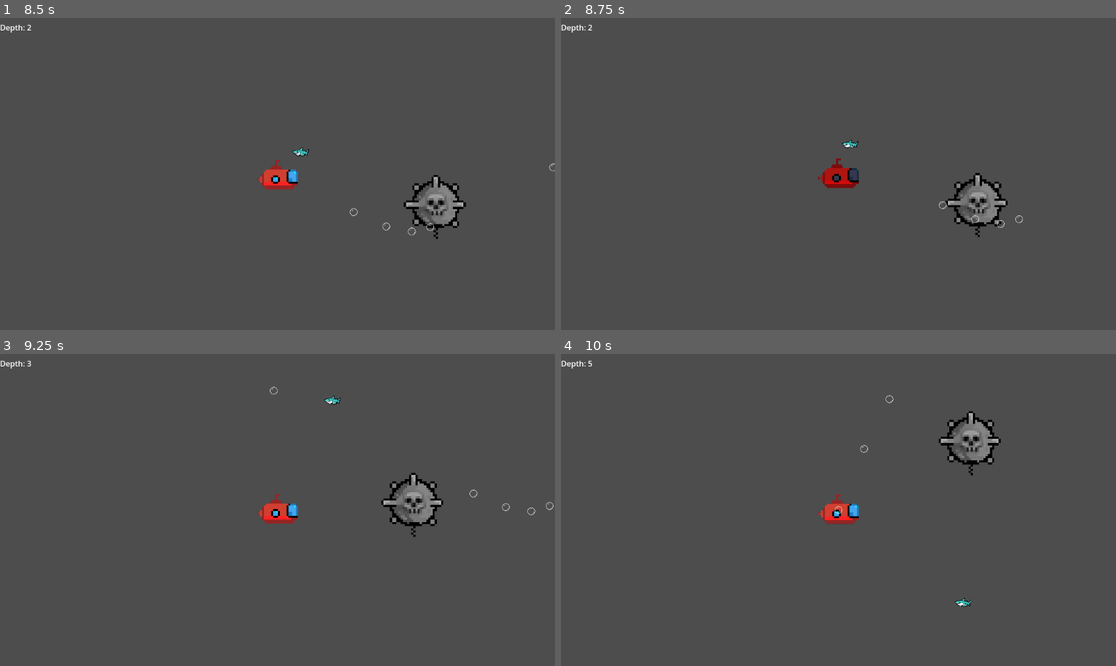
Above: before the commit, frames 1-4 (two rows, left to right).
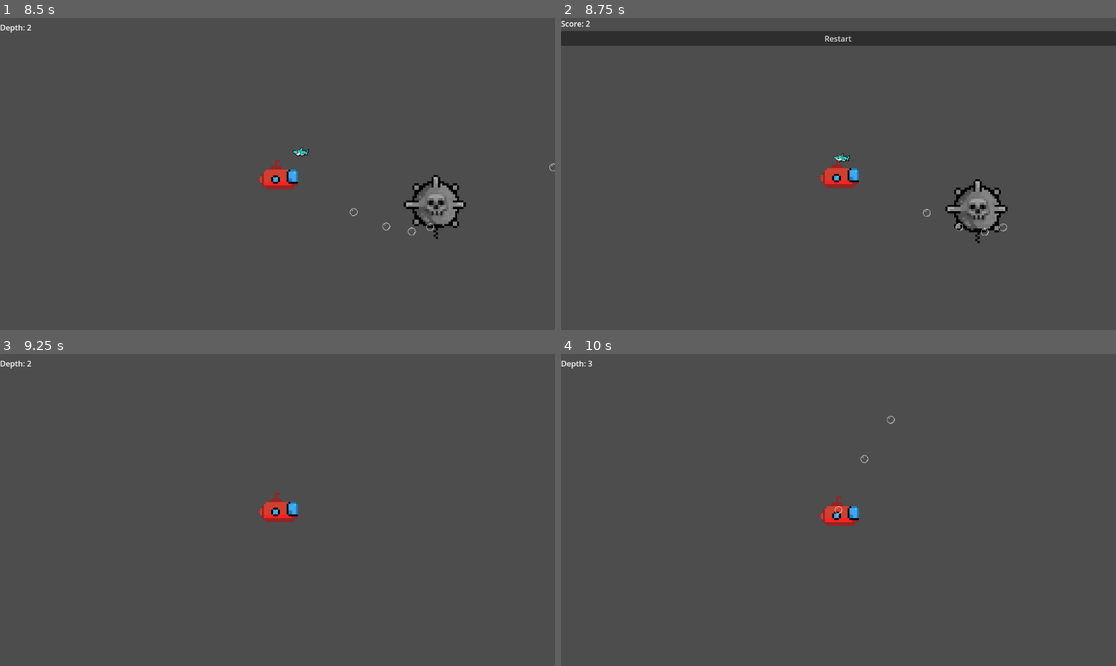
Above: after the commit, the same moments.

Repository: SStewart424/brackeys-game-jam-23
Game: Godot game, scene res://UI/StartScreen.tscn
Two runs of this game, one before a commit and one after it. Both use one fixed random seed, a clock stepped at 60 frames per second and the inputs below.
Inputs (mouse positions are in pixels of both pictures, inside the frame that each line leads up to):
- Up to frame 1 (8.5 s): click "Start" at 0.5 s; tap Enter at 1.25 s; move the mouse to (399, 158) at 1.27 s; press the mouse at (399, 158) at 1.28 s; hold D (move_right) 1.28-2.03 s; move the mouse to (166, 189) at 2.02 s; release the mouse at (166, 189) at 2.03 s; hold S (move_down) 2.03-2.78 s; tap Space (sonar) every 1.5 s from 2.1 to 8.1 s; move the mouse to (333, 105) at 2.77 s; press the mouse at (333, 105) at 2.78 s; hold D (move_right) 2.78-3.53 s; move the mouse to (249, 236) at 3.52 s; release the mouse at (249, 236) at 3.53 s; hold W (move_up) 3.53-4.28 s; move the mouse to (444, 220) at 4.27 s; press the mouse at (444, 220) at 4.28 s; hold Left (move_left) 4.28-5.78 s; move the mouse to (111, 127) at 5.02 s; release the mouse at (111, 127) at 5.03 s; move the mouse to (305, 174) at 5.77 s; press the mouse at (305, 174) at 5.78 s; hold S (move_down) 5.78-6.53 s; move the mouse to (194, 96) at 6.52 s; release the mouse at (194, 96) at 6.53 s; hold D (move_right) 6.53-7.28 s; move the mouse to (399, 158) at 7.27 s; press the mouse at (399, 158) at 7.28 s; hold W (move_up) 7.28-8.03 s; move the mouse to (166, 189) at 8.02 s; release the mouse at (166, 189) at 8.03 s; hold D (move_right) from 8.03 s (still down)
- Up to frame 2 (8.75 s): keep holding D (move_right)
- Up to frame 3 (9.25 s): release D (move_right) at 8.75 s; click (277, 375) at 8.75 s, where only the run after the commit has a clickable "Restart"
- Up to frame 4 (10 s): move the mouse to (894, 441) at 9.52 s; press the mouse at (894, 441) at 9.53 s; hold S (move_down) from 9.53 s (still down)

Frame 1 is identical in both runs. In frame 2, 6.3% of the frame differs, in the area x 0-100%, y 0-73%; in frame 3, 1.3%; in frame 4, 1.4%.

Commit message:
Added death screen with score and restart button

Diff:
--- /dev/null
+++ b/DeathScreen.gd
@@ -0,0 +1,15 @@
+extends CanvasLayer
+
+var score = 0  # Initialize the score
+
+func _ready():
+    pass
+
+func update_score(new_score):
+    score = new_score
+    $VBoxContainer/ScoreLabel.text = "Score: " + str(score)
+
+func _on_restart_button_pressed():
+    get_tree().change_scene_to_file("res://Main.tscn")
+    hide()
+    get_tree().paused = false
--- /dev/null
+++ b/UI/DeathScreen.tscn
@@ -0,0 +1,25 @@
+[gd_scene load_steps=2 format=3 uid="uid://cx7waluqqeyuj"]
+
+[ext_resource type="Script" path="res://DeathScreen.gd" id="1_6si1m"]
+
+[node name="DeathScreen" type="CanvasLayer"]
+process_mode = 3
+script = ExtResource("1_6si1m")
+
+[node name="VBoxContainer" type="VBoxContainer" parent="."]
+anchors_preset = 15
+anchor_right = 1.0
+anchor_bottom = 1.0
+grow_horizontal = 2
+grow_vertical = 2
+size_flags_horizontal = 4
+size_flags_vertical = 6
+
+[node name="ScoreLabel" type="Label" parent="VBoxContainer"]
+layout_mode = 2
+
+[node name="RestartButton" type="Button" parent="VBoxContainer"]
+layout_mode = 2
+text = "Restart"
+
+[connection signal="pressed" from="VBoxContainer/RestartButton" to="." method="_on_restart_button_pressed"]
--- a/Units/Player.gd
+++ b/Units/Player.gd
@@ -9,7 +9,7 @@
 @export var acceleration: float = 500.0
 @export var friction: float = 100.0
 
-@export var health: int = 20
+@export var health: int = 2
 
 @onready var _animation = $AnimationPlayer
 
@@ -52,6 +52,16 @@
 
     move_and_slide()
 
+func handle_player_death():
+    get_node("../UI").hide()
+    var death_screen = preload("res://UI/DeathScreen.tscn").instantiate()
+    print(position.y)
+    print(global_position.y)
+    death_screen.update_score(round(global_position.y/100))
+    get_tree().get_root().add_child(death_screen)
+    get_tree().paused = true
+
+
 func take_damage(amount: int, knockbackDirection: Vector2 = Vector2.ZERO, knockbackForce: float = 0.0):
     print("took damage")
     health -= amount
@@ -60,7 +70,7 @@
 
 
     if health <= 0:
-        hide()
+        handle_player_death()
 
     velocity = knockbackDirection.normalized() * knockbackForce
     move_and_slide()
